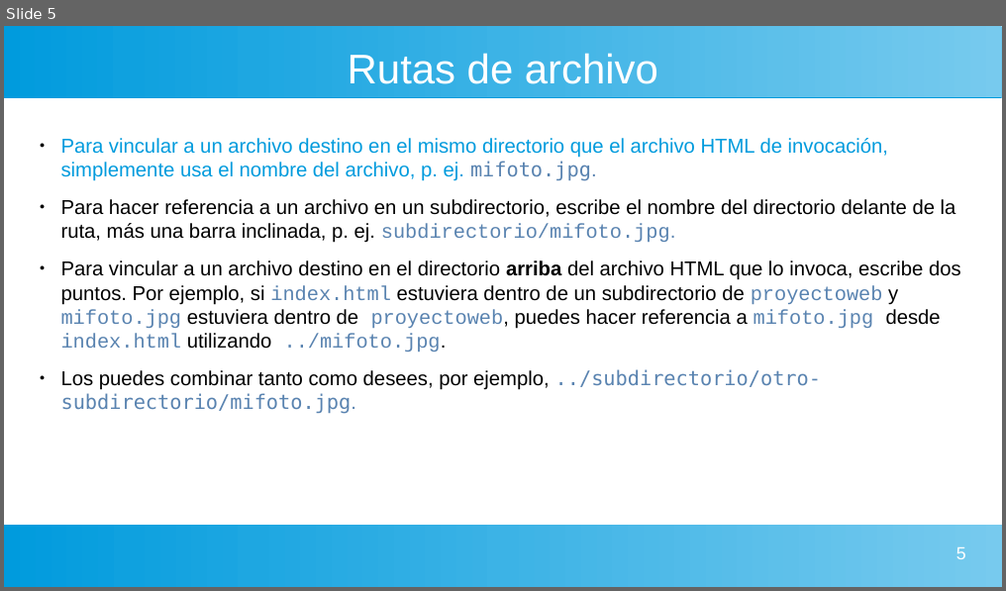
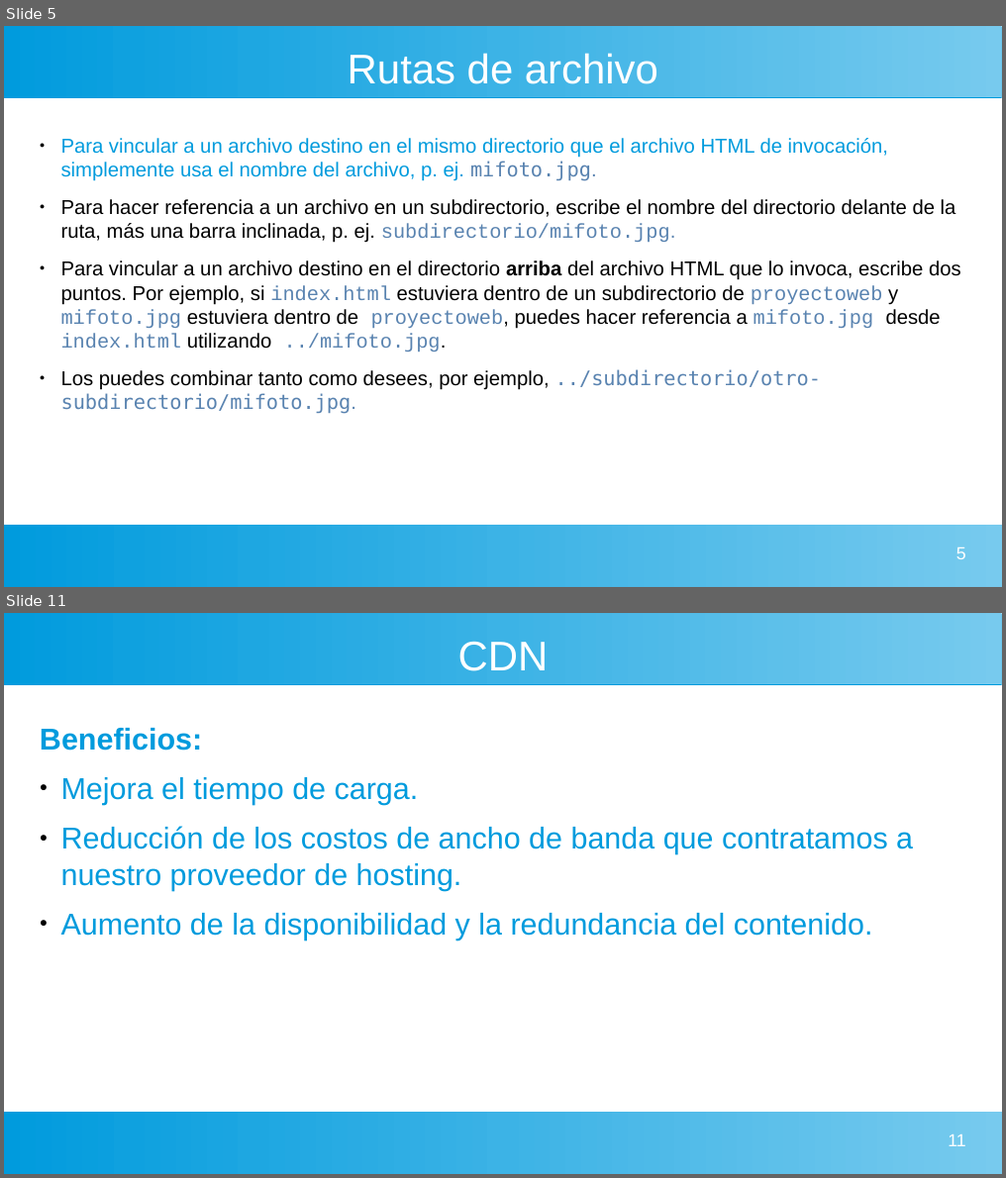
Before and after one commit to gaizkamg/HTML-CSS-Entregable, a slide deck: Presentacion/Directorios.odp. Shown one above the other, each under a label of ours: slide 5 before the commit, slides 5 and 11 after it; the slides between them are not shown. The pictures are 1006x591 and 1006x1178 pixels, drawn with LibreOffice and Linux fonts; fonts in the diff are those of the drawing. Boxes give left, top, right and bottom in pixels: in the first picture for what was removed or moved away, otherwise in the second. Text is boxed around its words. In the diff, an @@ line names an element or a change of style, - is before the commit and + after.

```diff
--- a/Presentacion/Directorios.odp
+++ b/Presentacion/Directorios.odp
@@ slide 11 added at [4, 613, 1002, 1174], background #FFFFFF; not listed: 2 template elements that a slide beside it also shows @@
@@ title added at [458, 642, 548, 671], 33 pt, text #FFFFFF @@
+CDN
@@ text added at [40, 728, 913, 941], 24 pt, text #009BDD @@
+Beneficios:
+● Mejora el tiempo de carga.
+● Reducción de los costos de ancho de banda que contratamos a nuestro proveedor de hosting.
+● Aumento de la disponibilidad y la redundancia del contenido.
@@ page number added at [947, 1135, 965, 1147], 14 pt, text #FFFFFF @@
+11
```
Also in this commit, not shown: 1 slide changed, 5 other slides added.
